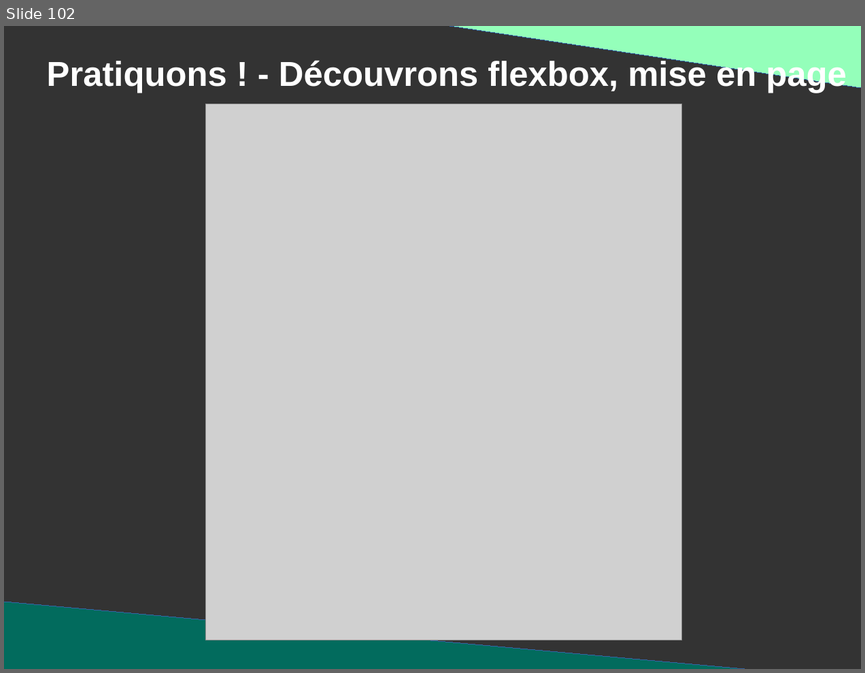
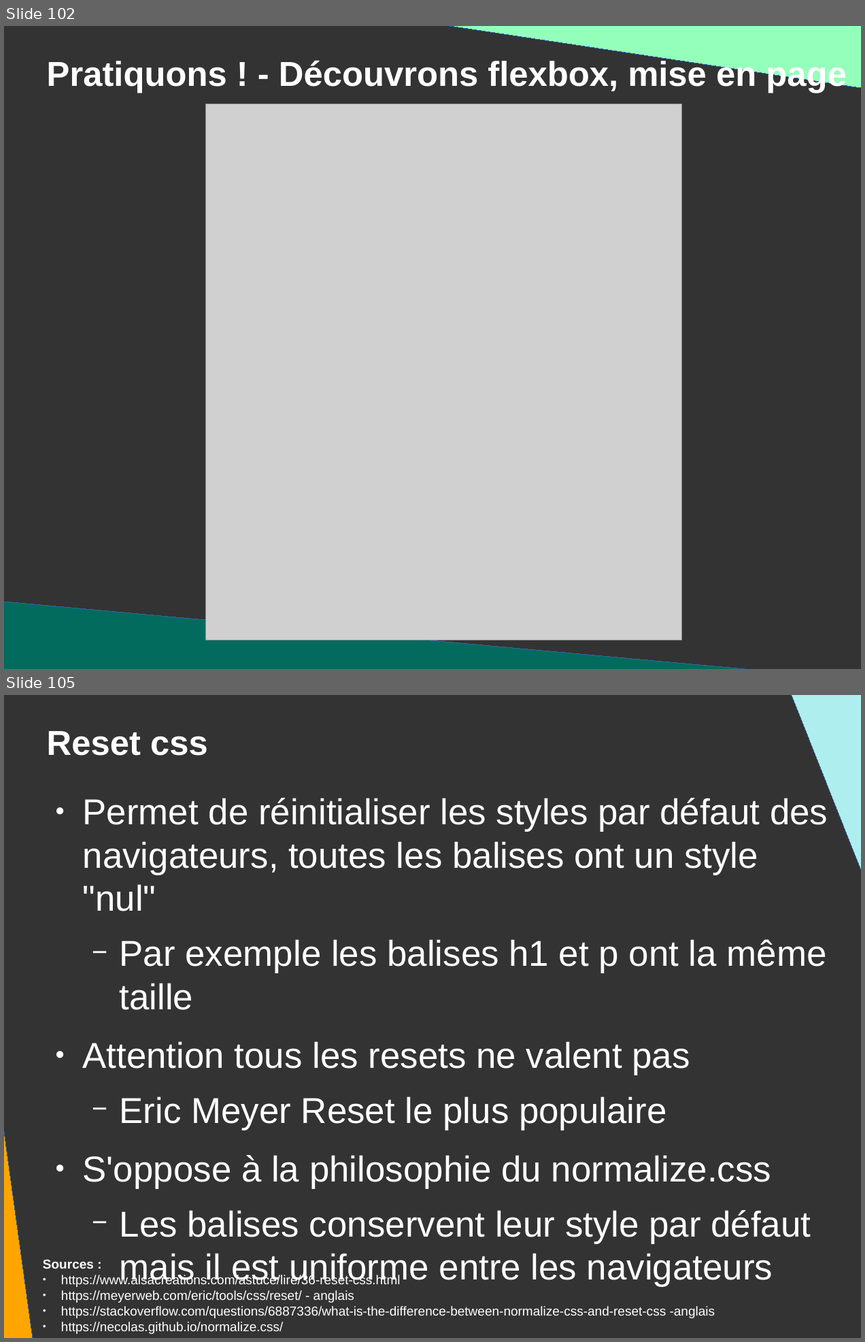
Before and after one commit to DanYellow/presentations, a slide deck: mmi/html/travaux-pratiques/numero-2/presentation.odp. Shown one above the other, each under a label of ours: slide 102 before the commit, slides 102 and 105 after it; the slides between them are not shown. The pictures are 865x673 and 865x1342 pixels, drawn with LibreOffice and Linux fonts; fonts in the diff are those of the drawing; grey boxes stand for pictures. Boxes give left, top, right and bottom in pixels: in the first picture for what was removed or moved away, otherwise in the second. Text is boxed around its words. In the diff, an @@ line names an element or a change of style, - is before the commit and + after.

```diff
--- a/mmi/html/travaux-pratiques/numero-2/presentation.odp
+++ b/mmi/html/travaux-pratiques/numero-2/presentation.odp
@@ slide 105 added at (x1=4, y1=695, x2=861, y2=1338), background #333333 @@
@@ right triangle added at (x1=781, y1=695, x2=861, y2=1002), fill #AFEEEE, outline #3465A4 0 pt @@
@@ title added at (x1=47, y1=731, x2=208, y2=756), 32 pt, text #FFFFFF, bold @@
+Reset css
@@ right triangle added at (x1=4, y1=794, x2=35, y2=1338), fill #FFA500, outline #3465A4 0 pt @@
@@ text added at (x1=83, y1=798, x2=827, y2=1287), 33.3 pt, text #FFFFFF @@
+● Permet de réinitialiser les styles par défaut des navigateurs, toutes les balises ont un style "nul"
+  − Par exemple les balises h1 et p ont la même taille
+● Attention tous les resets ne valent pas
+  − Eric Meyer Reset le plus populaire
+● S'oppose à la philosophie du normalize.css
+  − Les balises conservent leur style par défaut mais il est uniforme entre les navigateurs
@@ text added at (x1=43, y1=1259, x2=715, y2=1334), 12 pt, text #FFFFFF @@
+Sources :
+● https://www.alsacreations.com/astuce/lire/36-reset-css.html
+● https://meyerweb.com/eric/tools/css/reset/ - anglais
+● https://stackoverflow.com/questions/6887336/what-is-the-difference-between-normalize-css-and-reset-css -anglais
+● https://necolas.github.io/normalize.css/
```
Also in this commit, not shown: 5 slides changed, 2 other slides added, 3 other files.
